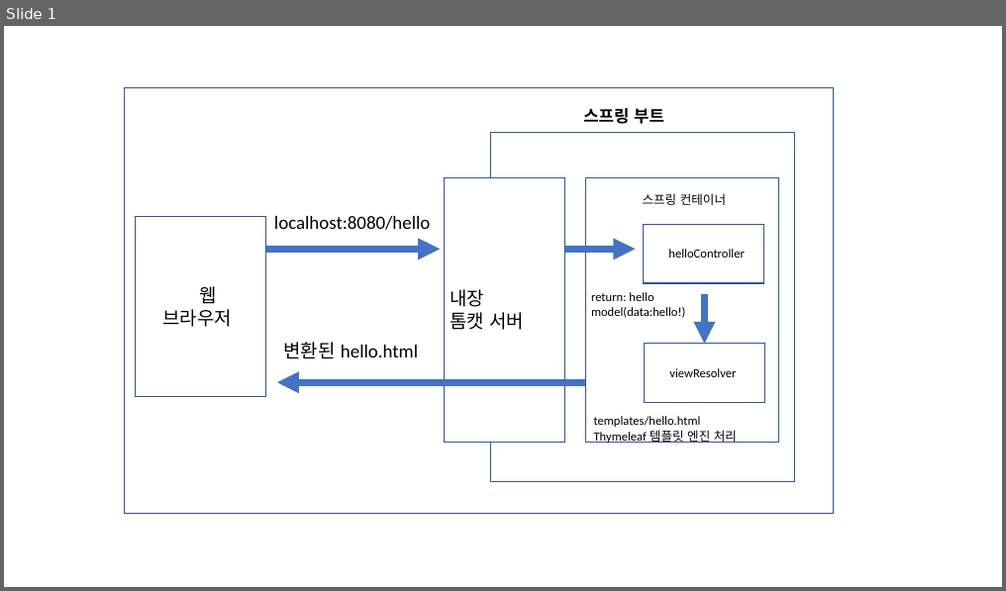
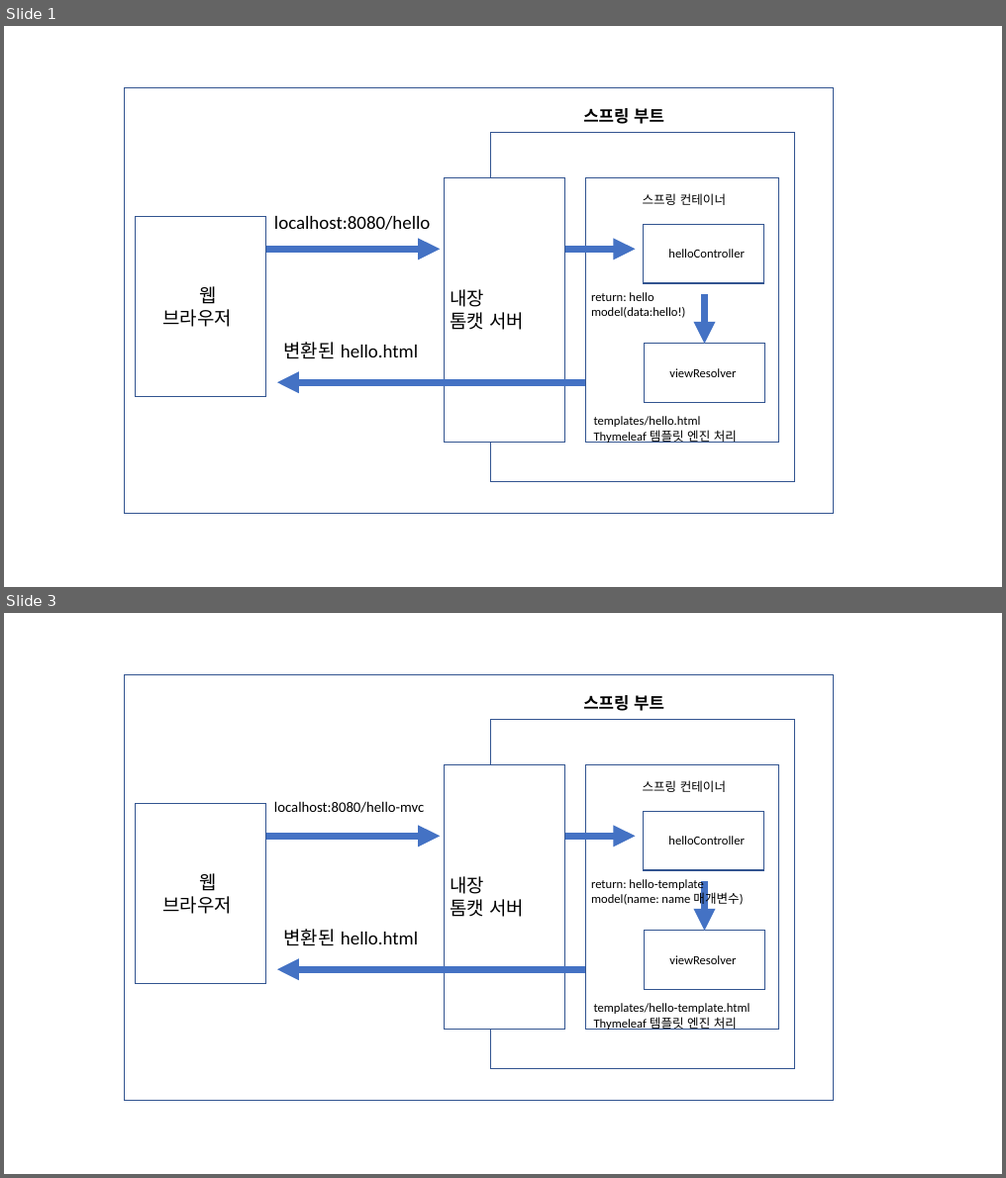
Before and after one commit to SEO-YJ/practice-spring, a slide deck: spring-note.pptx. Shown one above the other, each under a label of ours: slide 1 before the commit, slides 1 and 3 after it; the slides between them are not shown. The pictures are 1006x591 and 1006x1178 pixels, drawn with LibreOffice and Linux fonts; fonts in the diff are those of the drawing. Boxes give left, top, right and bottom in pixels: in the first picture for what was removed or moved away, otherwise in the second. Text is boxed around its words. In the diff, an @@ line names an element or a change of style, - is before the commit and + after.

Commit message:
[add] Section2 스프링 웹 개발 기초 -> 정적 컨텐츠, MVC와 템플릿 엔진 feat: 스프링 입문 - 코드로 배우는 스프링 부트, 웹 MVC, DB 접근 기술

```diff
--- a/spring-note.pptx
+++ b/spring-note.pptx
@@ slide 3 added at bbox=[4, 613, 1002, 1174], background #FFFFFF @@
@@ rectangle added at bbox=[125, 674, 834, 1100], outline #325491 1 pt @@
@@ text added at bbox=[583, 695, 664, 711], 16 pt, text #000000, bold @@
+스프링 부트
@@ rectangle added at bbox=[491, 719, 795, 1069], outline #325491 1 pt @@
@@ rectangle added at bbox=[445, 765, 565, 1029], fill #FFFFFF, outline #325491 1 pt @@
@@ rectangle added at bbox=[586, 765, 779, 1029], fill #FFFFFF, outline #325491 1 pt @@
@@ text added at bbox=[643, 780, 726, 792], 12 pt, text #000000 @@
+스프링 컨테이너
@@ rectangle added at bbox=[135, 804, 266, 983], outline #325491 1 pt @@
@@ text added at bbox=[274, 801, 424, 813], 14 pt, text #000000 @@
+localhost:8080/hello-mvc
@@ rectangle added at bbox=[644, 811, 764, 870], fill #FFFFFF, outline #325491 1 pt @@
@@ arrow added from (266, 836) to (440, 836), #4472C4 7 pt @@
@@ arrow added from (565, 836) to (635, 836), #4472C4 7 pt @@
@@ text added at bbox=[668, 836, 745, 845], 12 pt, text #000000 @@
+helloController
@@ text added at bbox=[162, 873, 232, 914], 18 pt, text #000000 @@
+웹
+브라우저
@@ text added at bbox=[450, 876, 524, 917], 18 pt, text #000000 @@
+내장
+톰캣 서버
@@ text added at bbox=[591, 879, 743, 907], 12 pt, text #000000 @@
+return: hello-template
+model(name: name 매개변수)
@@ arrow added from (705, 881) to (705, 931), #4472C4 7 pt @@
@@ text added at bbox=[284, 929, 418, 946], 18 pt, text #000000 @@
+변환된 hello.html
@@ rectangle added at bbox=[645, 931, 765, 990], fill #FFFFFF, outline #325491 1 pt @@
@@ text added at bbox=[669, 956, 736, 964], 12 pt, text #000000 @@
+viewResolver
@@ arrow added from (621, 969) to (277, 969), #4472C4 7 pt @@
@@ text added at bbox=[594, 1003, 750, 1030], 12 pt, text #000000 @@
+templates/hello-template.html
+Thymeleaf 템플릿 엔진 처리
```
Also in this commit, not shown: 1 other slide added, 12 other files.
